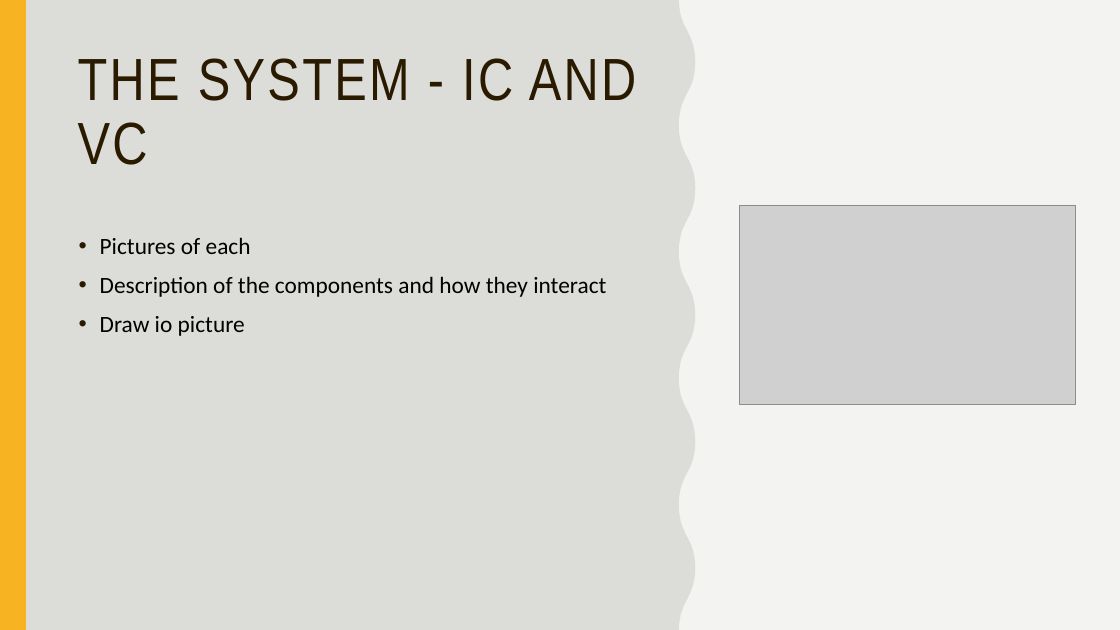
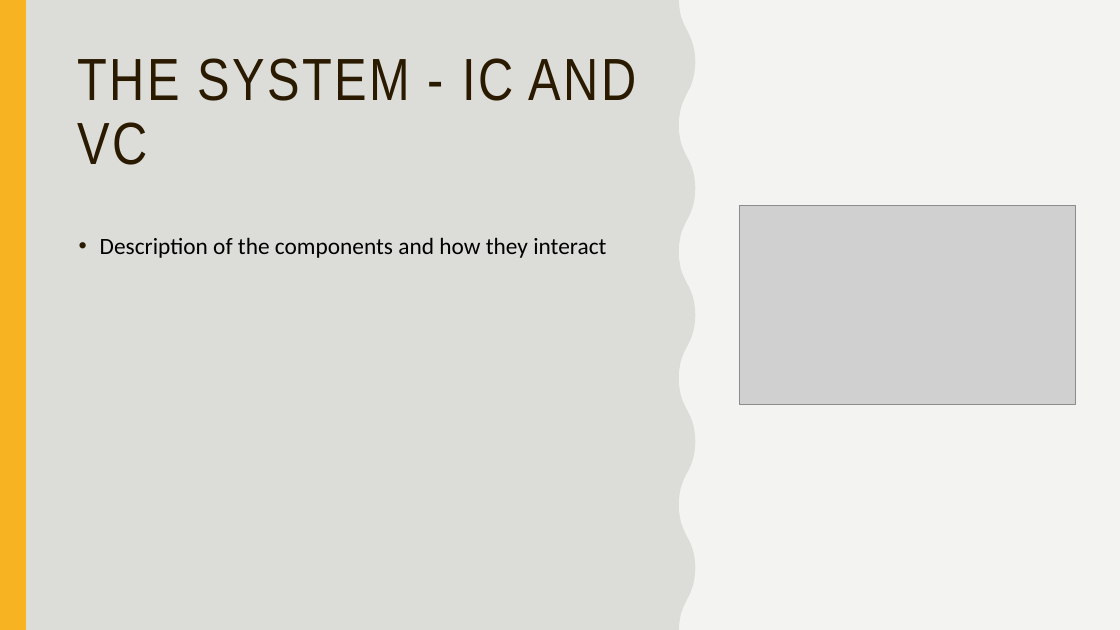
Before and after one commit to jean-lucas/vic, a slide deck: slide 5 of Presentation/Vehicle Intersection Control Presentation.pptx. Drawn at 1120x630 pixels with LibreOffice and Linux fonts; fonts in the diff are those of the drawing; grey boxes stand for pictures. Boxes give left, top, right and bottom in pixels: in the first picture for what was removed or moved away, otherwise in the second. Text is boxed around its words. In the diff, an @@ line names an element or a change of style, - is before the commit and + after.

```diff
--- a/Presentation/Vehicle Intersection Control Presentation.pptx
+++ b/Presentation/Vehicle Intersection Control Presentation.pptx
@@ text at box(100, 237, 251, 254): paragraph removed @@
-• Pictures of each
@@ text at box(100, 316, 245, 336): paragraph removed @@
-• Draw io picture
```
Also in this commit, not shown: 1 other slide changed, 1 slide added.
